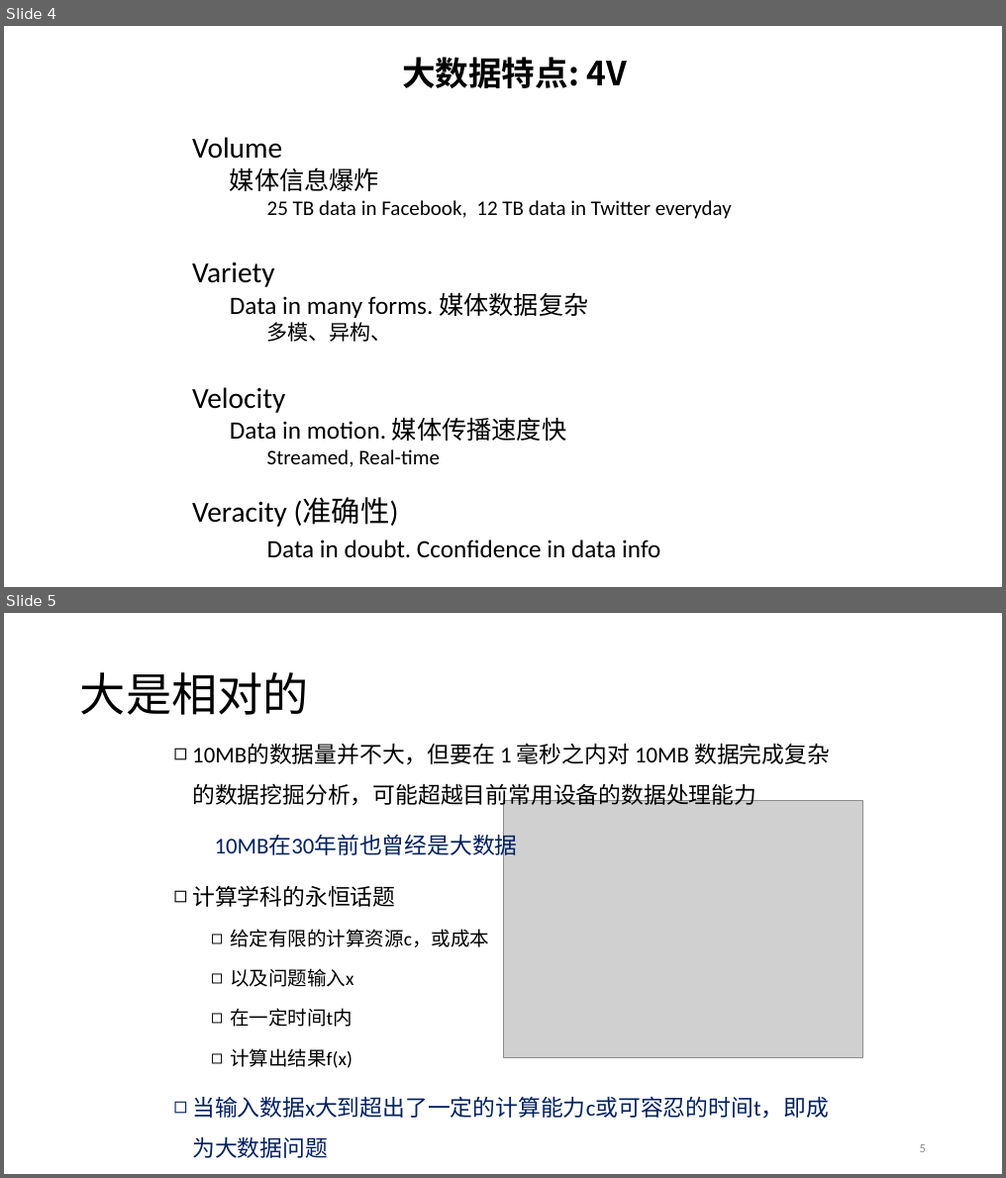
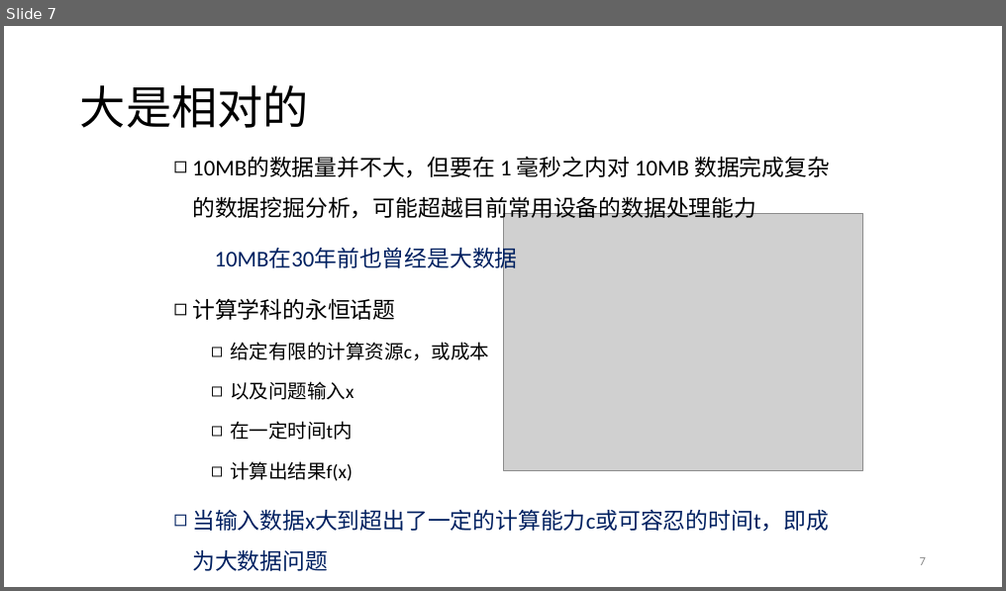
Before and after one commit to prm10/paper, a slide deck: presentation/big data.pptx. Shown one above the other, each under a label of ours: slides 4 and 5 before the commit, slide 7 after it. The pictures are 1006x1178 and 1006x591 pixels, drawn with LibreOffice and Linux fonts; fonts in the diff are those of the drawing; grey boxes stand for pictures. Boxes give left, top, right and bottom in pixels: in the first picture for what was removed or moved away, otherwise in the second. Text is boxed around its words. In the diff, an @@ line names an element or a change of style, - is before the commit and + after.

```diff
--- a/presentation/big data.pptx
+++ b/presentation/big data.pptx
@@ slide 4 removed at bbox=[4, 26, 1002, 587], background #FFFFFF @@
@@ text removed at bbox=[402, 57, 628, 88] @@
-大数据特点: 4V
@@ text removed at bbox=[192, 137, 732, 559] @@
-Volume
-  媒体信息爆炸
-    25 TB data in Facebook, 12 TB data in Twitter everyday
-Variety
-  Data in many forms. 媒体数据复杂
-    多模、异构、
-Velocity
-  Data in motion. 媒体传播速度快
-    Streamed, Real-time
-Veracity (准确性)
-Data in doubt. Cconfidence in data info
@@ what was slide 5 is now slide 7 @@
@@ page number at bbox=[920, 558, 926, 566]: text changed @@
-5
+7
```
Also in this commit, not shown: 11 slides changed, 17 slides added, 2 other slides removed, 2 other files.
